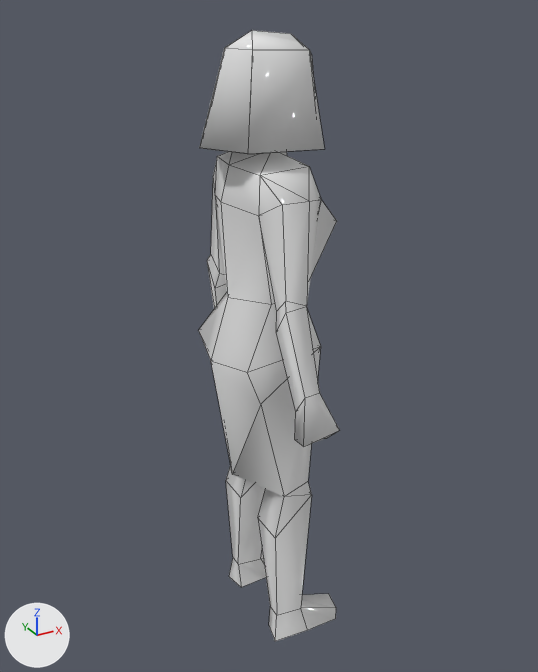
Before and after pictures for a commit that changed the FBX model Blender/fxb/female1.fbx.
Before and after are seen from a 50 mm lens placed at (-0.01002, -0.01887, 0.02017), pointed at (0.0005, 0.00025, 0.01062). The axes (+X, +Y, +Z) are drawn at lower left. The lights are the same throughout. Mesh edges are drawn as thin lines. Where no turn or scale is listed for an object, it has been applied to the vertices. Vertices at the same position are counted once.

Script lines for the objects in view, before the commit:
```python
me_humanlow = bpy.data.meshes.new('HumanLow')
me_humanlow.from_pydata(...)  # 137 vertices, 164 faces; spans x -0.0018..0.0022, y -0.0034..0.0034, z 0.0..0.0197
me_humanlow.materials.append(mat_unnamed)  # white #e7e7e7
# before: 49 (0.0012, 0.0009, 0.018), 50 (0.0011, 0.0008, 0.0192), 51 (-0.0006, 0.0009, 0.018), 52 (-0.0006, 0.0008, 0.0192) at pixel (225, 47), 55 (-0.0006, -0.0008, 0.0192) at pixel (252, 49)
# before: 56 (-0.001, 0.0, 0.0192) at pixel (224, 48), 57 (-0.0012, 0.0, 0.0177), 58 (-0.0006, -0.0009, 0.018), 59 (0.0011, -0.0008, 0.0192) at pixel (309, 49), 60 (0.0012, -0.0009, 0.018)
# before: 127 (0.0012, 0.0013, 0.0167), 128 (-0.001, 0.0013, 0.0167), 129 (-0.001, -0.0013, 0.0167) at pixel (248, 153), 130 (-0.0017, 0.0, 0.0167) at pixel (202, 148), 131 (0.0012, -0.0013, 0.0167) at pixel (319, 149)
# before: 132 (0.0013, 0.0014, 0.0167), 133 (-0.001, 0.0014, 0.0167) at pixel (202, 138), 134 (-0.001, -0.0014, 0.0167) at pixel (247, 154), 135 (-0.0018, 0.0, 0.0167) at pixel (199, 148), 136 (0.0013, -0.0014, 0.0167) at pixel (324, 149)
ob_humanlow = bpy.data.objects.new('HumanLow', me_humanlow)
ob_humanlow.location = (0.0, 0.0, 0.0)
```
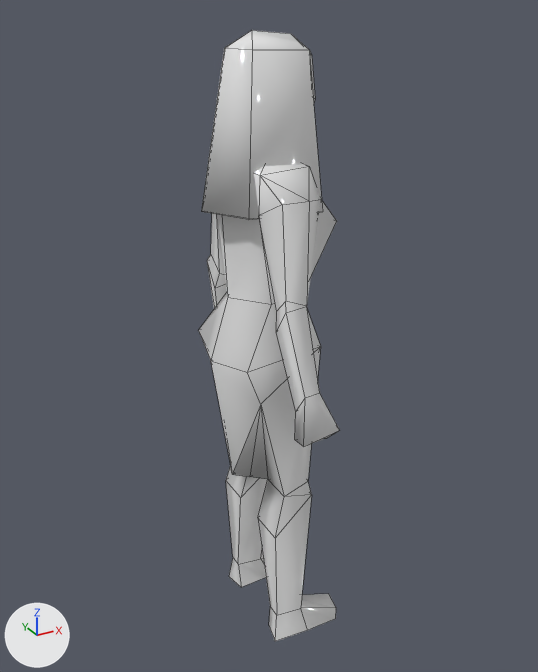
The change in detail:
me_humanlow is used by ob_humanlow; location (0.0, 0.0, 0.0).
Verts and faces of me_humanlow; kept vertices keep their numbers, new ones are numbered from 137.
me_humanlow had 137 vertices, 164 faces and spanned x -0.0018..0.0022, y -0.0034..0.0034, z 0.0..0.0197.
me_humanlow now has 141 vertices, 170 faces and spans x -0.0018..0.0022, y -0.0034..0.0034, z 0.0..0.0197.
Part 1, on me_humanlow:
6 faces are deleted.
4 vertices are added at (0.0011, -0.0004, 0.006), (-0.0005, -0.0003, 0.0059), (0.0011, 0.0004, 0.006), (-0.0006, 0.0003, 0.0059).
16 new faces join them.
Part 2, on me_humanlow:
Faces deleted: (49, 51, 52, 50), (51, 57, 56, 52), (55, 56, 57, 58), (55, 58, 60, 59), (55, 59, 131, 129), (55, 56, 130, 129).
Faces deleted: (52, 56, 130, 128), (50, 52, 128, 127), (59, 136, 131), (50, 127, 132).
Vertices 127, 131, 132, 136 move by (0.0, 0.0, -0.0018).
Vertices 128, 129, 130, 133, 134, 135 move by (0.0, 0.0, -0.0017).
New faces: (49, 51, 128, 127), (58, 60, 131, 129), (51, 57, 130, 128), (57, 58, 129, 130), (59, 136, 131, 60), (49, 127, 132, 50).

Where the change shows, as pixel boxes [x1, y1, x2, y2] in the pictures (538 x 672 px):
part 1 of me_humanlow, built on
    before: [233, 405, 284, 497]
    after: [233, 405, 284, 496]
part 2 of me_humanlow, cut back
    before: [199, 49, 324, 154]
    after: [202, 49, 323, 220]
